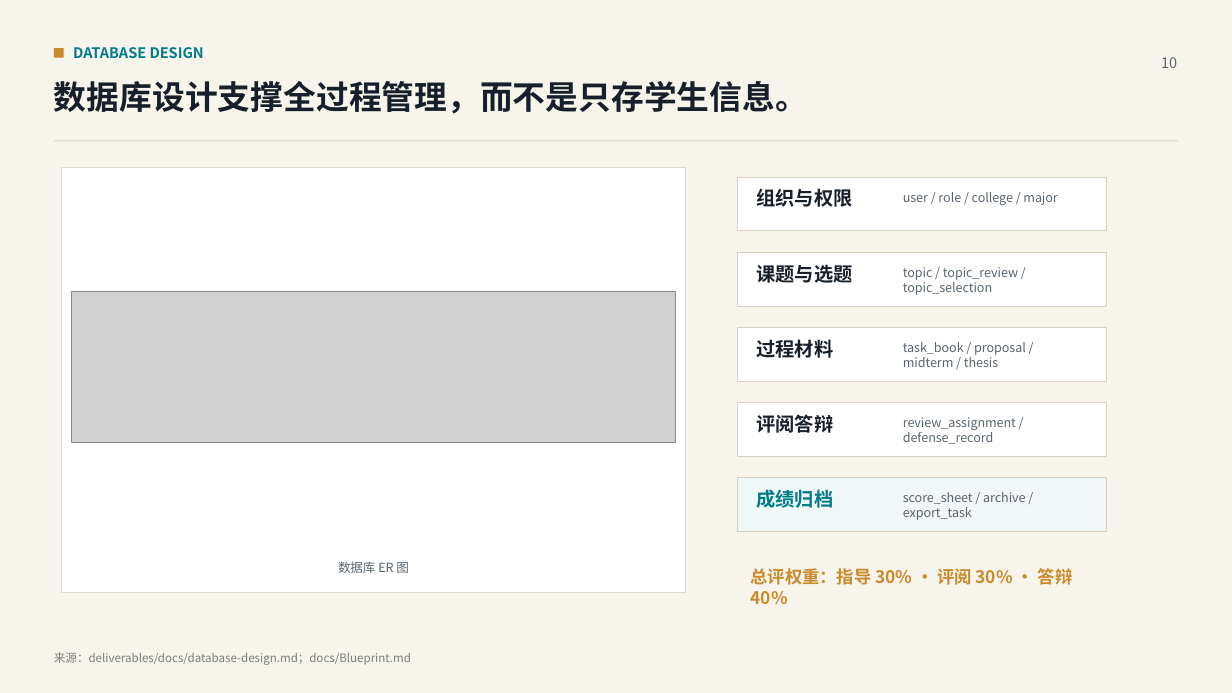
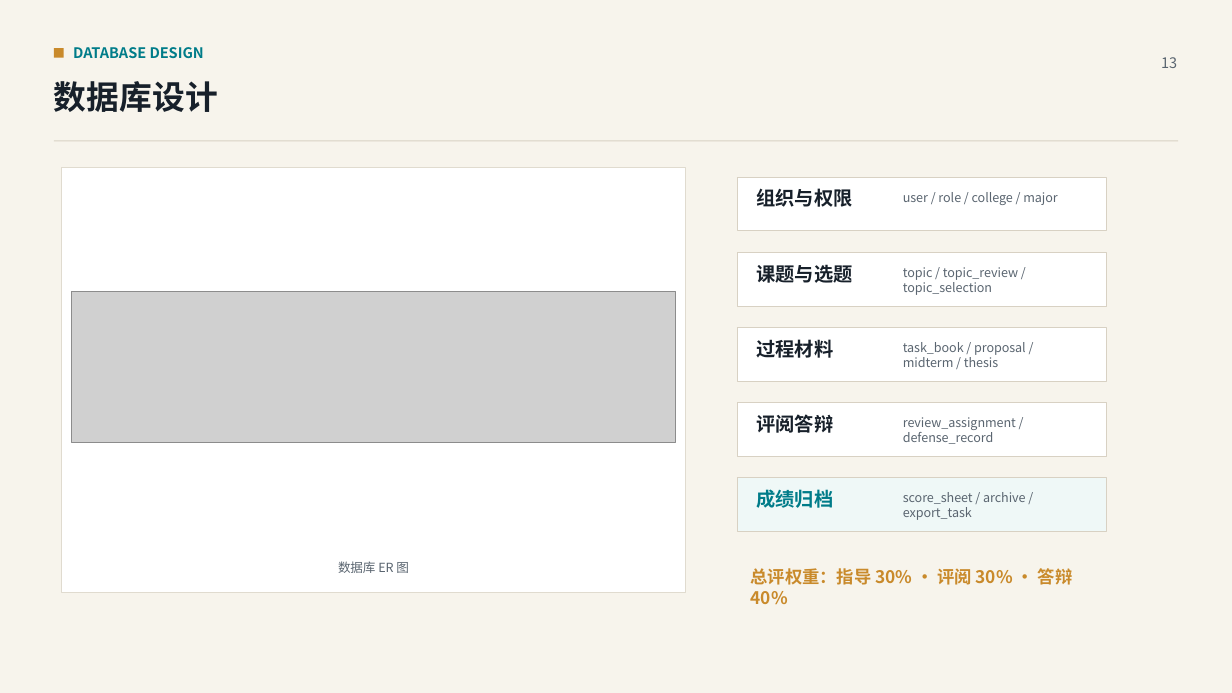
Before and after one commit to qzddmyc/uml-oom-graduation-management, a slide deck: slide 13 of 毕业设计管理系统建模汇报.pptx (slide 10 before the commit). Drawn at 1232x693 pixels with LibreOffice and Linux fonts; fonts in the diff are those of the drawing; grey boxes stand for pictures. Boxes give left, top, right and bottom in pixels: in the first picture for what was removed or moved away, otherwise in the second. Text is boxed around its words. In the diff, an @@ line names an element or a change of style, - is before the commit and + after.

```diff
--- a/毕业设计管理系统建模汇报.pptx
+++ b/毕业设计管理系统建模汇报.pptx
@@ text at box(1161, 57, 1177, 68): text changed @@
-10
+13
@@ text at box(54, 81, 218, 112): text changed @@
-数据库设计支撑全过程管理，而不是只存学生信息。
+数据库设计
@@ text removed at box(54, 652, 411, 665) @@
-来源：deliverables/docs/database-design.md；docs/Blueprint.md
```
Also in this commit, not shown: 14 other slides changed, 3 slides added, 1 other file.
